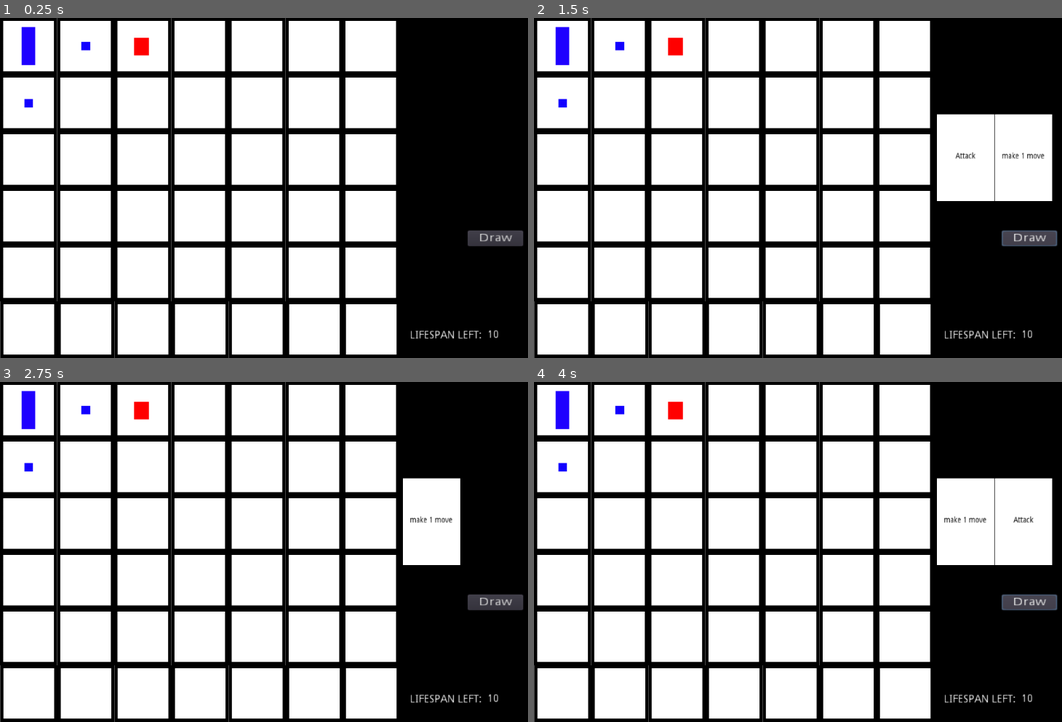
Above: before the commit, frames 1-4 (two rows, left to right).
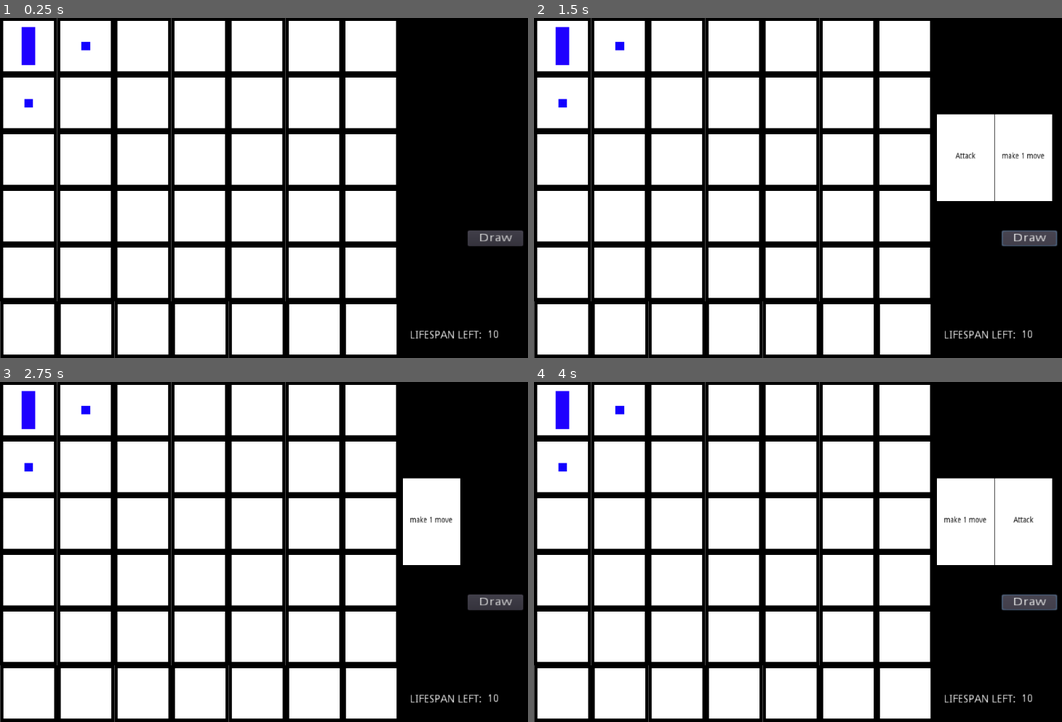
Above: after the commit, the same moments.

Repository: spacenoomad/snowball_game
Game: Godot game, scene res://Scenes/Game.tscn
Same seed, same stepped clock (60 frames per second), same inputs: the game is played once before the commit and once after it.
Inputs (mouse positions are in pixels of both pictures, inside the frame that each line leads up to):
- Up to frame 1 (0.25 s): no input
- Up to frame 2 (1.5 s): click (676, 45) at 0.52 s; click "Draw" at 1.25 s
- Up to frame 3 (2.75 s): click "Attack" at 2 s
- Up to frame 4 (4 s): click "make 1 move" at 2.75 s; click "Draw" at 3.5 s

The runs differ from the first frame. In frame 1, 0.2% of the frame differs, in the area x 25-29%, y 5-12%; in frame 2, 0.2%; in frame 3, 0.2%; in frame 4, 0.2%.

Commit message:
lifespan, attack feature added

Diff:
--- /dev/null
+++ b/Actors/Bullet.tscn
@@ -0,0 +1,19 @@
+[gd_scene load_steps=3 format=2]
+
+[ext_resource path="res://White-square.jpg" type="Texture" id=1]
+
+[sub_resource type="RectangleShape2D" id=1]
+extents = Vector2( 13.2076, 10 )
+
+[node name="Bullet" type="RigidBody2D"]
+gravity_scale = 0.0
+
+[node name="Sprite" type="Sprite" parent="."]
+modulate = Color( 0, 0.85098, 0.0745098, 1 )
+position = Vector2( 0.441376, -0.485946 )
+scale = Vector2( 0.0509479, 0.0430272 )
+texture = ExtResource( 1 )
+
+[node name="CollisionShape2D" type="CollisionShape2D" parent="."]
+shape = SubResource( 1 )
+disabled = true
--- a/Scenes/Game.tscn
+++ b/Scenes/Game.tscn
@@ -1,9 +1,8 @@
-[gd_scene load_steps=5 format=2]
+[gd_scene load_steps=4 format=2]
 
 [ext_resource path="res://Actors/Box.tscn" type="PackedScene" id=1]
 [ext_resource path="res://Actors/Player.tscn" type="PackedScene" id=2]
 [ext_resource path="res://Scripts/add_cards.gd" type="Script" id=3]
-[ext_resource path="res://Actors/Enemy.tscn" type="PackedScene" id=4]
 
 [node name="Game" type="Node"]
 
@@ -11,6 +10,10 @@
 position = Vector2( 50.3868, 49.7234 )
 scale = Vector2( 0.309532, 0.309532 )
 _speed = 20
+
+[node name="bulletSpawner" type="Position2D" parent="Player"]
+position = Vector2( 0.216446, 2.35963 )
+scale = Vector2( 3.23068, 3.23068 )
 
 [node name="Board_Holder" type="Node2D" parent="."]
 scale = Vector2( 1.01521, 1.01521 )
@@ -232,13 +235,4 @@
 "_edit_use_anchors_": false
 }
 
-[node name="Enemy" type="Node" parent="."]
-
-[node name="Card" parent="Enemy" instance=ExtResource( 4 )]
-margin_left = 235.542
-margin_top = 35.0883
-margin_right = 735.542
-margin_bottom = 535.088
-script = null
-
 [connection signal="button_down" from="Cards/Button" to="Cards/Cards_Holder" method="_on_Button_button_down"]
--- /dev/null
+++ b/Scripts/bullet.gd
@@ -0,0 +1,16 @@
+extends RigidBody2D
+
+
+# Declare member variables here. Examples:
+# var a = 2
+# var b = "text"
+
+
+# Called when the node enters the scene tree for the first time.
+func _ready():
+	pass # Replace with function body.
+
+
+# Called every frame. 'delta' is the elapsed time since the previous frame.
+#func _process(delta):
+#	pass
--- a/Scripts/card_press_script.gd
+++ b/Scripts/card_press_script.gd
@@ -6,14 +6,23 @@
 onready var card_ability_text2 = get_node("/root/Game/Card/Label")
 
 signal player_can_move
+signal player_can_attack
 signal removed_one_card
+
+var is_attack = false;
+var is_move = false;
 
 func _ready():
 	connect("player_can_move", player, "card_pressed")
+	connect("player_can_attack", player, "card_pressed_attack")
 	connect("removed_one_card", cards_holder, "remove_one_card")
 
 func _on_Card_button_down():
-	emit_signal("player_can_move")
+	if (is_move):
+		emit_signal("player_can_move")
+	else:
+		emit_signal("player_can_attack")
+
 	emit_signal("removed_one_card")
 	queue_free()
 
@@ -22,5 +31,7 @@
 	#each num is different move
 	if (random_int==2):
 		card_ability_text.set_text("Attack")
+		is_attack = true;
 	else:
 		card_ability_text.set_text("make 1 move")
+		is_move = true;
--- a/Scripts/player_controller.gd
+++ b/Scripts/player_controller.gd
@@ -1,9 +1,13 @@
 extends KinematicBody2D
 
-
+var bullet = preload("res://Actors/Bullet.tscn")
 onready var counter = get_node("/root/Game/MovesCountText")
 export var _speed = 0
+export var bullet_speed = 1000;
 var moves_left =10
+var has_attacked = false;
+var current_move_attack=false;
+onready var bullet_spawn_point = $bulletSpawner
 
 enum button_states {
 	HIDDEN,
@@ -13,10 +17,12 @@
 
 enum player_states {
 	IDLE,
-	MOVING
+	MOVING,
+	ATTACK
 }
 
 var target_position = Vector2()
+var bullet_rotation = null;
 var current_button_state = button_states.HIDDEN
 var current_player_state = player_states.IDLE
 
@@ -32,6 +38,9 @@
 		player_states.MOVING:
 			move_towards_target(target_position)
 
+		player_states.ATTACK:
+			attack_towards_target(target_position, bullet_rotation)
+
 
 func match_button_states():
 
@@ -45,8 +54,20 @@
 
 		button_states.HOVER:
 			if Input.is_action_pressed("left_click"):
-				change_player_state(player_states.MOVING)
-				change_button_state(button_states.HIDDEN)
+				if (current_move_attack):
+					change_player_state(player_states.ATTACK)
+					change_button_state(button_states.HIDDEN)
+					current_move_attack=false;
+					has_attacked = false;
+
+
+
+				else:
+					change_player_state(player_states.MOVING)
+					change_button_state(button_states.HIDDEN)
+
+
+
 
 
 func move_towards_target(local_target_position):
@@ -54,9 +75,39 @@
 	if local_target_position == position:
 		change_player_state(player_states.IDLE)
 		moves_left-=1;
-		print(moves_left)
 		counter.set_text(str(moves_left));
 
+var bullet_instance;
+func attack_towards_target(local_target_position, bullet_rotation):
+	shoot(local_target_position, bullet_rotation);
+#	shoot in direction
+	change_player_state(player_states.IDLE)
+
+func shoot( target, dir):
+	if (!has_attacked):
+		has_attacked = true;
+		bullet_instance = bullet.instance()
+		bullet_instance.position = get_global_position();
+		bullet_instance.apply_impulse(Vector2(1,0), Vector2(500, 0).rotated(deg2rad(dir)));
+		get_tree().get_root().add_child(bullet_instance);
+
+
+
+#	if (bullet_instance):
+##		bullet_instance.position = bullet_instance.position.move_toward(target, 30)
+#		print("attacking "+ str(direction)+" " + str(bullet_instance.position) + " "+ str(target));
+##		change_player_state(player_states.IDLE)
+#		test=true;
+
+
+#	if bullet_instance and target == bullet_instance.position:
+##		destroy() bullet_instance
+#		change_player_state(player_states.IDLE)
+#	bullet_instance.position = get_global_position();
+#	bullet_instance.apply_impulse(Vector2(), Vector2(bullet_speed, 0));
+#	var target =
+#	var direction_to_mouse = bullet_instance.global_position
+#	print("shoot bullet "+dir)
 
 func change_player_state(target_state):
 	current_player_state = target_state
@@ -66,12 +117,19 @@
 
 func card_pressed():
 	change_button_state(button_states.NOTHOVER)
+	current_move_attack = false;
+
+func card_pressed_attack():
+	print("here?")
+	current_move_attack = true;
+	change_button_state(button_states.NOTHOVER)
+
 
 
 func _on_Button_1_mouse_entered():
 	if current_button_state == button_states.NOTHOVER:
 		change_button_state(button_states.HOVER)
-
+	bullet_rotation = 0
 
 	target_position = get_child(2).get_child(0).global_position
 
@@ -84,7 +142,7 @@
 	if current_button_state == button_states.NOTHOVER:
 		change_button_state(button_states.HOVER)
 	target_position = get_child(2).get_child(1).global_position
-
+	bullet_rotation = 90
 
 func _on_Button_2_mouse_exited():
 	if current_button_state == button_states.HOVER:
@@ -95,6 +153,7 @@
 	if current_button_state == button_states.NOTHOVER:
 		change_button_state(button_states.HOVER)
 	target_position = get_child(2).get_child(2).global_position
+	bullet_rotation = 270
 
 func _on_Button_3_mouse_exited():
 	if current_button_state == button_states.HOVER:
@@ -105,6 +164,8 @@
 	if current_button_state == button_states.NOTHOVER:
 		change_button_state(button_states.HOVER)
 	target_position = get_child(2).get_child(3).global_position
+	bullet_rotation = 180
+
 
 func _on_Button_4_mouse_exited():
 	if current_button_state == button_states.HOVER:
